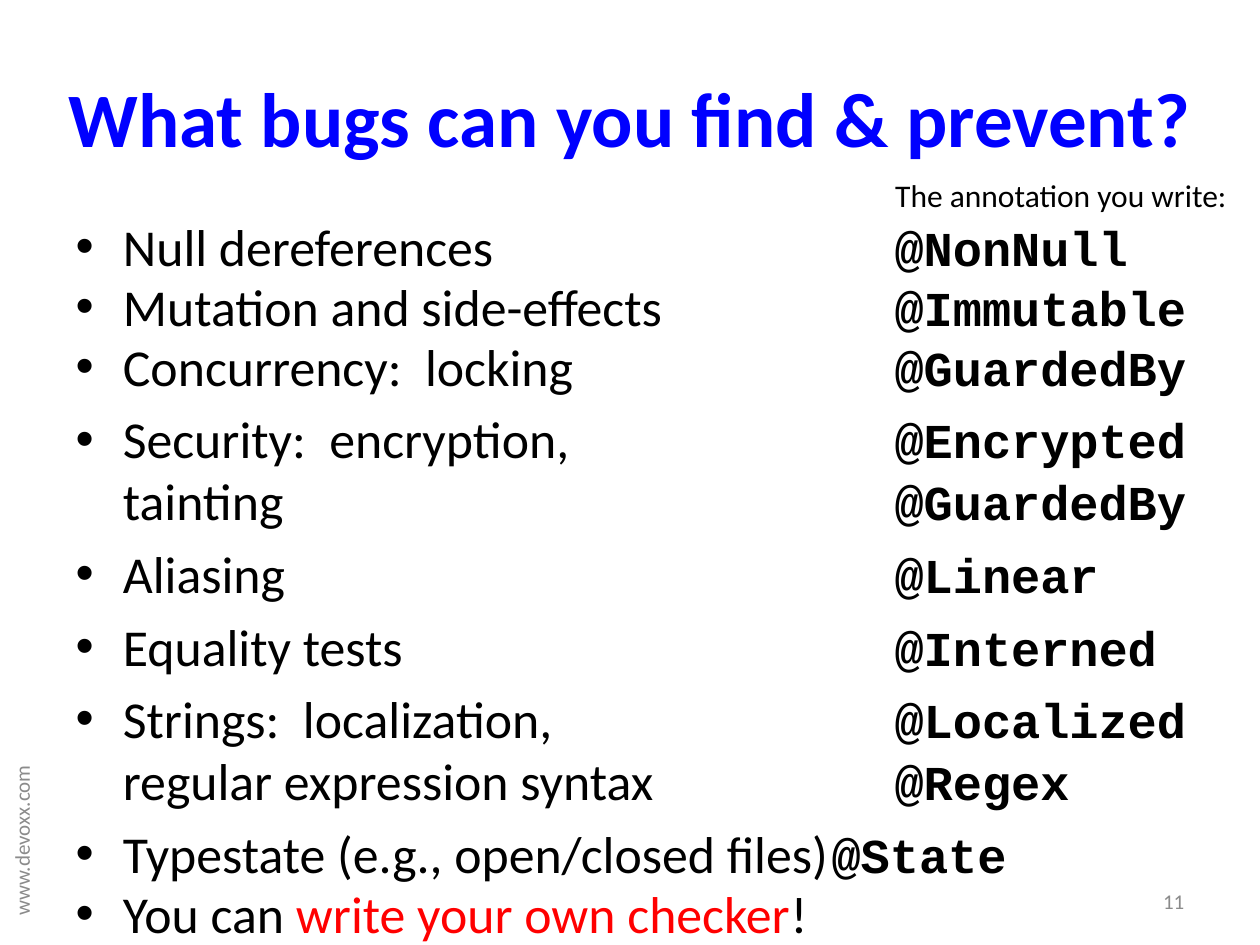
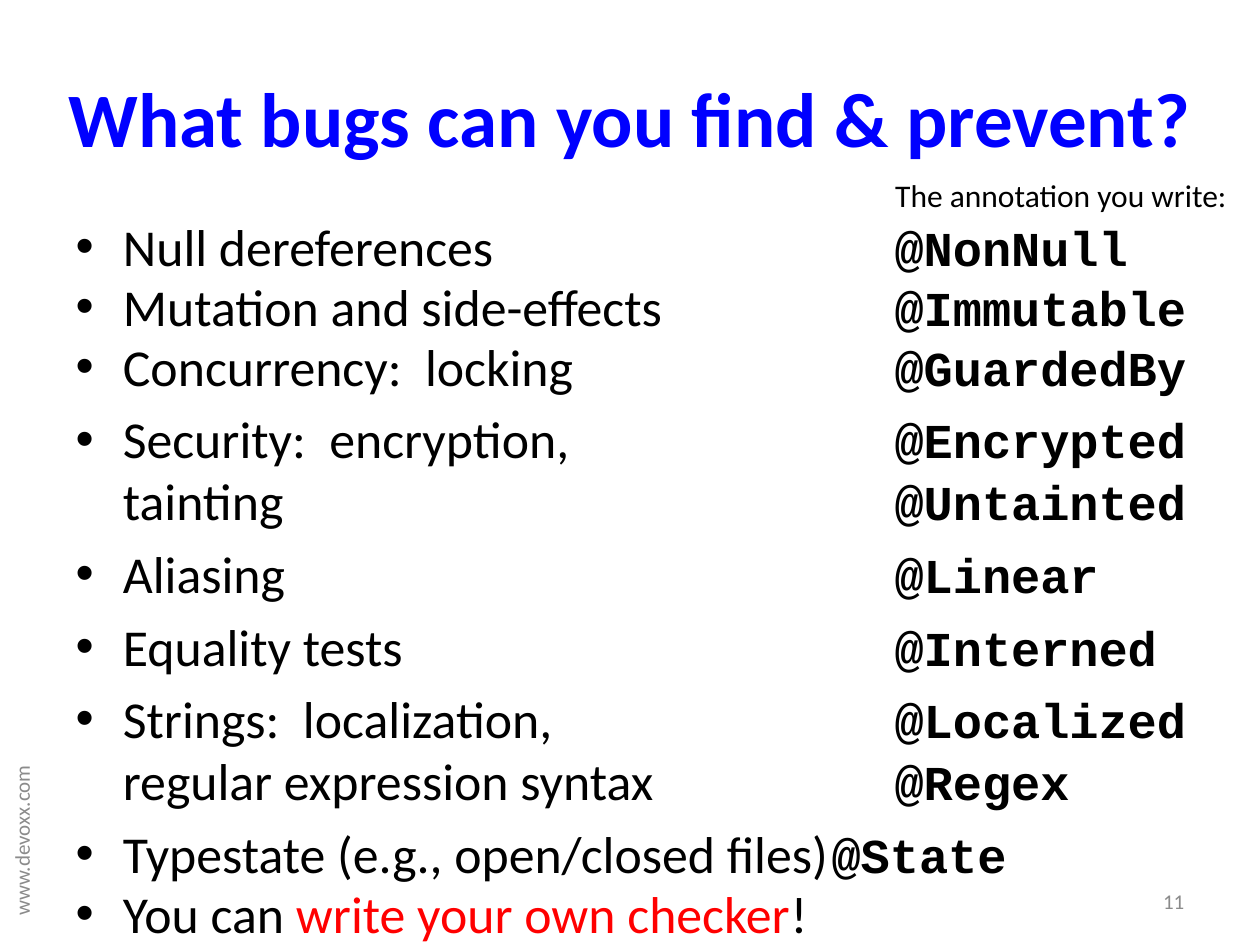
Before and after one commit to reprogrammer/checker-framework, a slide deck: slide 11 of demos/nonnull-interned-demo/checkers-demo-200911-devoxx.pptx. Drawn at 1260x945 pixels with LibreOffice and Linux fonts; fonts in the diff are those of the drawing. Boxes give left, top, right and bottom in pixels: in the first picture for what was removed or moved away, otherwise in the second. Text is boxed around its words. In the diff, an @@ line names an element or a change of style, - is before the commit and + after.

```diff
--- a/demos/nonnull-interned-demo/checkers-demo-200911-devoxx.pptx
+++ b/demos/nonnull-interned-demo/checkers-demo-200911-devoxx.pptx
@@ text at <box>123,422,1186,529</box>: text changed @@
-• Security: encryption, @Encrypted
-  tainting @GuardedBy
+• Security: encryption, @Encrypted
+  tainting @Untainted
```
Also in this commit, not shown: 9 other slides changed.
